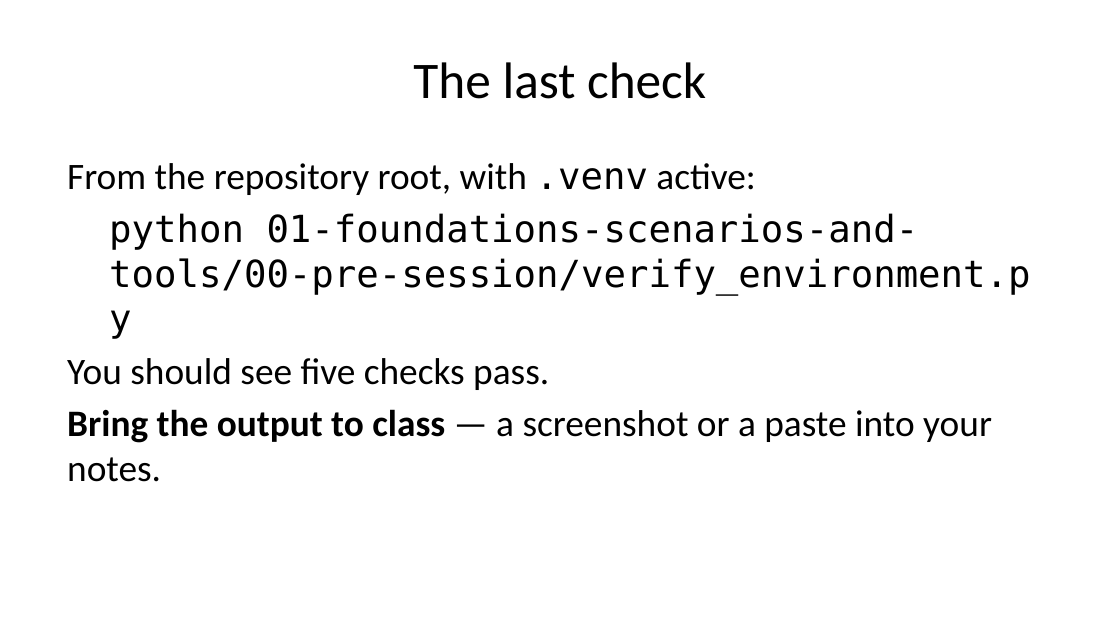
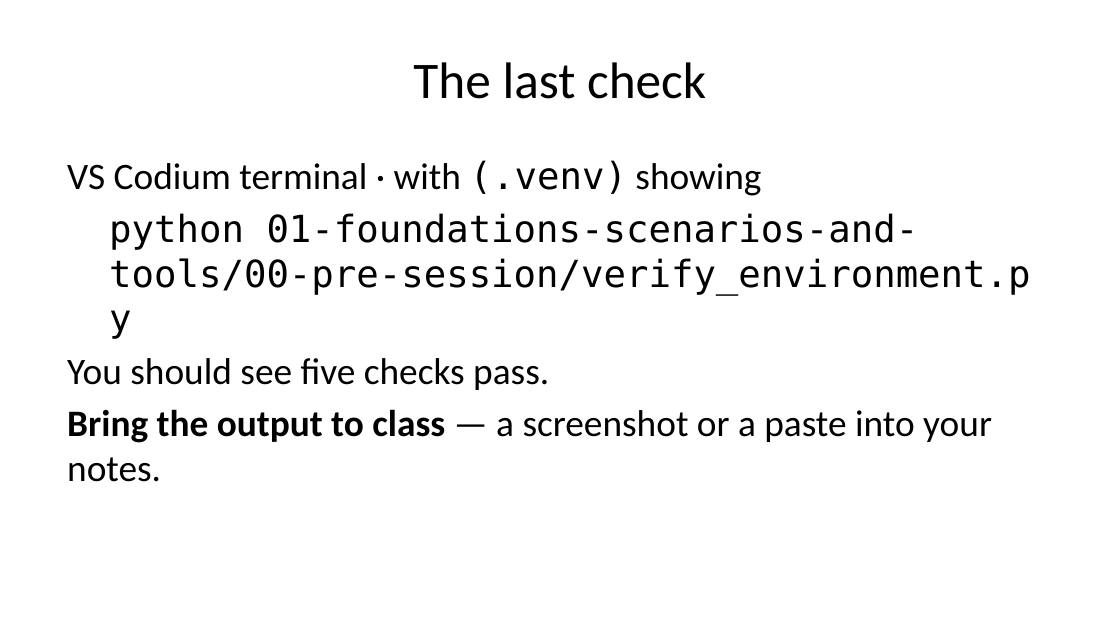
Before and after one commit to warint/quantitative-methods, a slide deck: slide 57 of 01-foundations-scenarios-and-tools/00-pre-session/slides-welcome-and-setup.pptx (slide 46 before the commit). Drawn at 1120x630 pixels with LibreOffice and Linux fonts; fonts in the diff are those of the drawing. Boxes give left, top, right and bottom in pixels: in the first picture for what was removed or moved away, otherwise in the second. Text is boxed around its words. In the diff, an @@ line names an element or a change of style, - is before the commit and + after.

```diff
--- a/01-foundations-scenarios-and-tools/00-pre-session/slides-welcome-and-setup.pptx
+++ b/01-foundations-scenarios-and-tools/00-pre-session/slides-welcome-and-setup.pptx
@@ text at (x1=67, y1=160, x2=761, y2=196): text changed @@
-From the repository root, with .venv active:
+VS Codium terminal · with (.venv) showing
```
Also in this commit, not shown: 16 other slides changed, 11 slides added, 13 other files.
